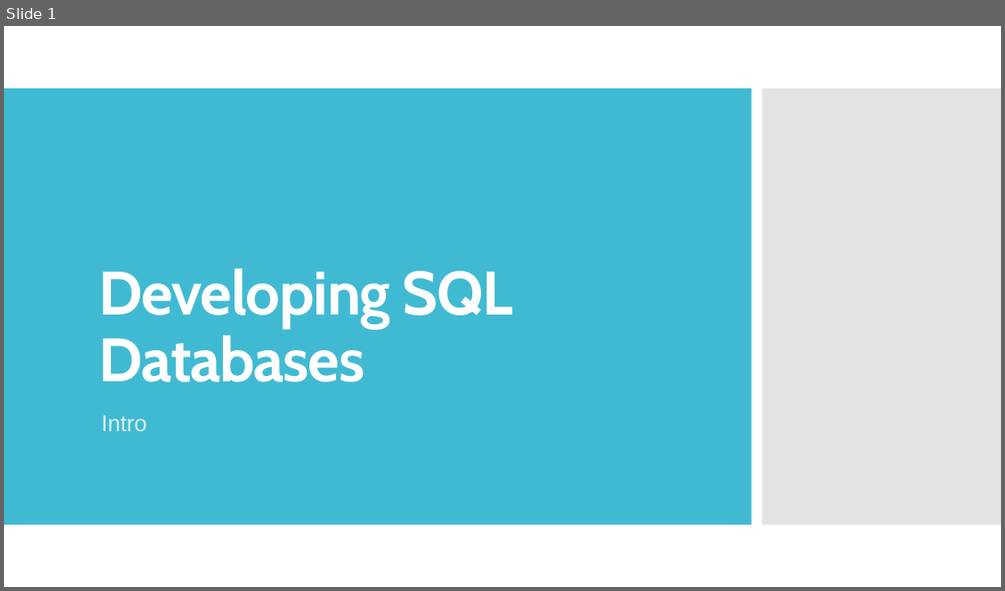
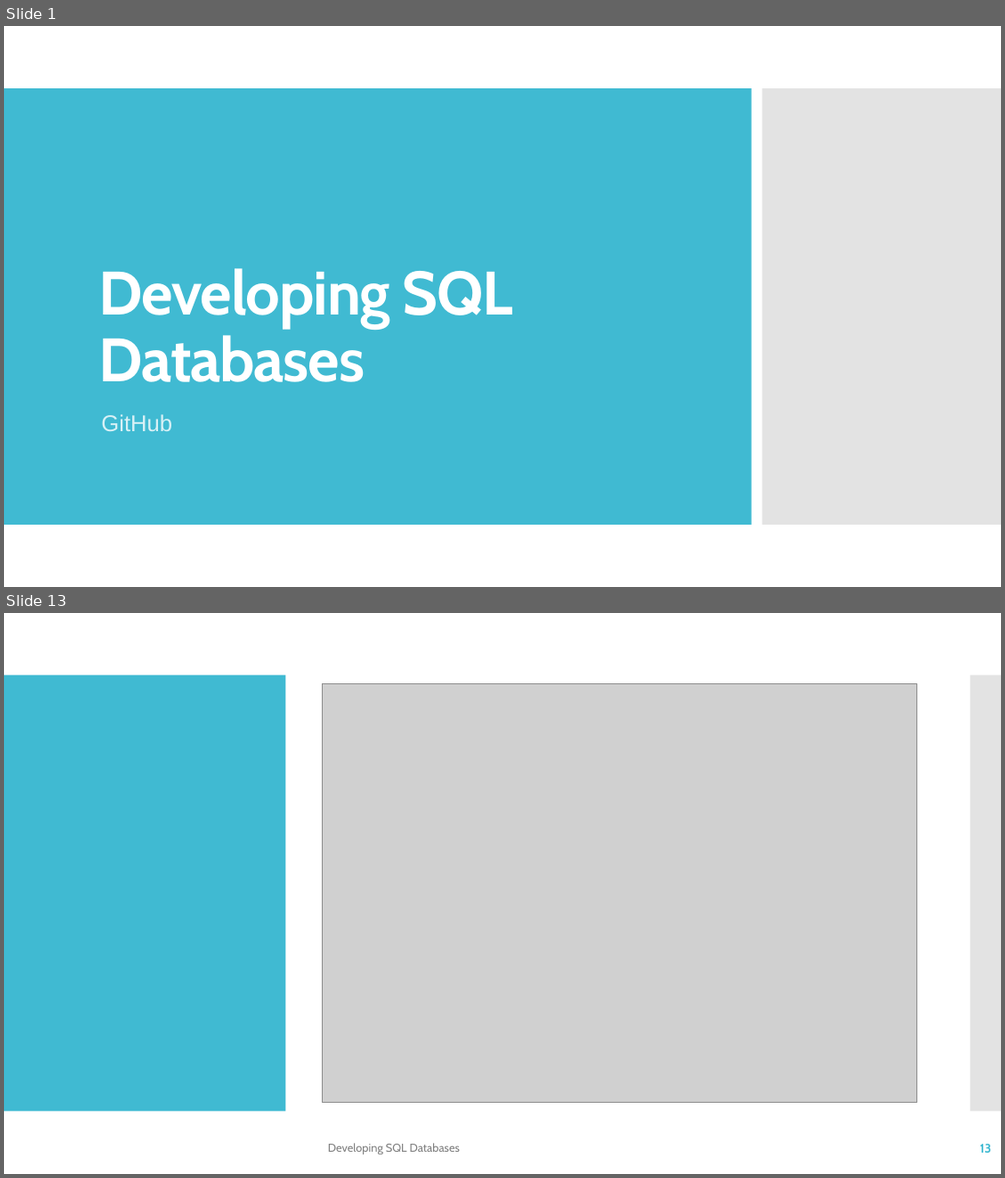
Before and after one commit to TKostyrka/70762DevSQLDB, a slide deck: DEVSQL_00_Intro/DEVSQL_00C_GitHub.pptx. Shown one above the other, each under a label of ours: slide 1 before the commit, slides 1 and 13 after it; the slides between them are not shown. The pictures are 1005x591 and 1005x1178 pixels, drawn with LibreOffice and Linux fonts; fonts in the diff are those of the drawing; grey boxes stand for pictures. Boxes give left, top, right and bottom in pixels: in the first picture for what was removed or moved away, otherwise in the second. Text is boxed around its words. In the diff, an @@ line names an element or a change of style, - is before the commit and + after.

```diff
--- a/DEVSQL_00_Intro/DEVSQL_00C_GitHub.pptx
+++ b/DEVSQL_00_Intro/DEVSQL_00C_GitHub.pptx
@@ slide 13 added at box(4, 613, 1001, 1174), background #FFFFFF @@
@@ rectangle added at box(4, 675, 286, 1111), fill #40BAD2 @@
@@ picture added at box(323, 683, 917, 1102) @@
@@ rectangle added at box(971, 675, 1001, 1111), fill #C8C8C8 at 50% opacity @@
@@ text added at box(328, 1143, 460, 1154), 11 pt, text #808080 @@
+Developing SQL Databases
@@ page number added at box(979, 1143, 991, 1152), 12 pt, text #40BAD2, bold @@
+13
@@ slide 1 changed as well @@
@@ subtitle at box(101, 414, 172, 431): text changed @@
-Intro
+GitHub
```
Also in this commit, not shown: 2 other slides changed, 22 other slides added, 2 slides removed, 1 other file.
